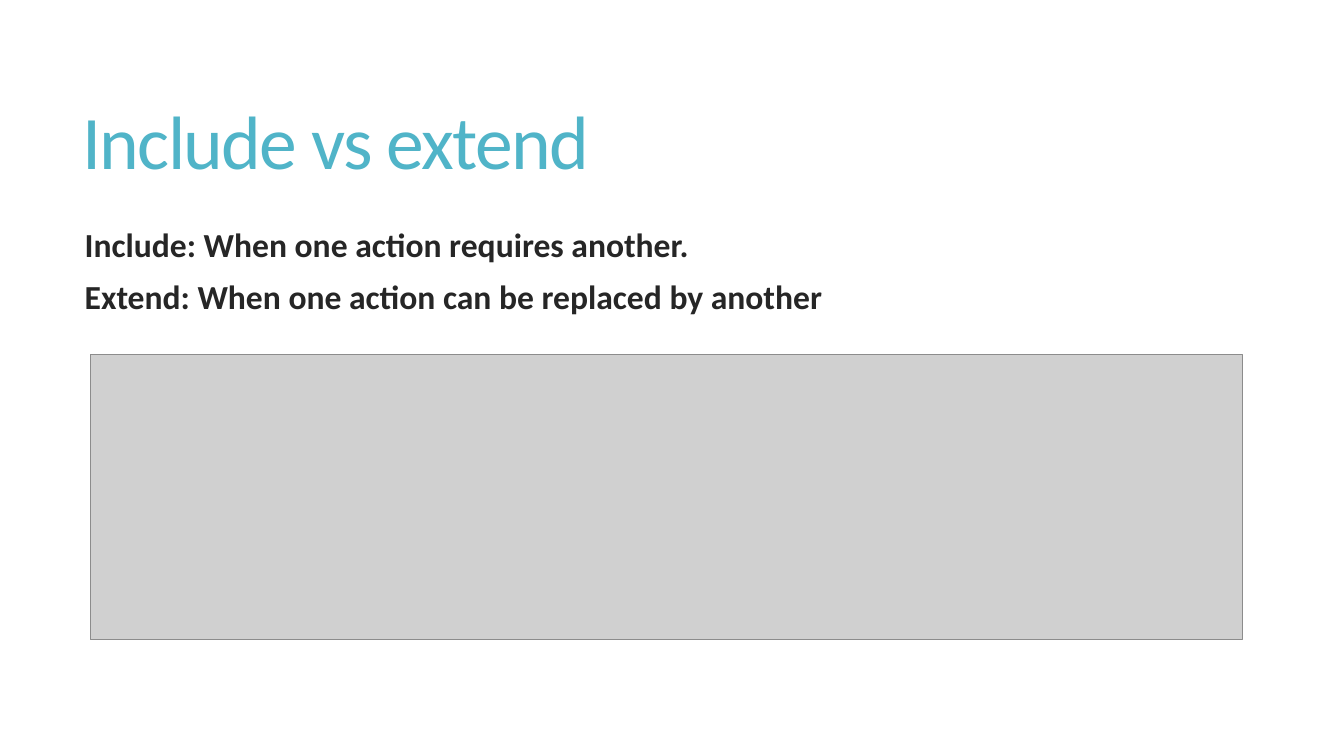
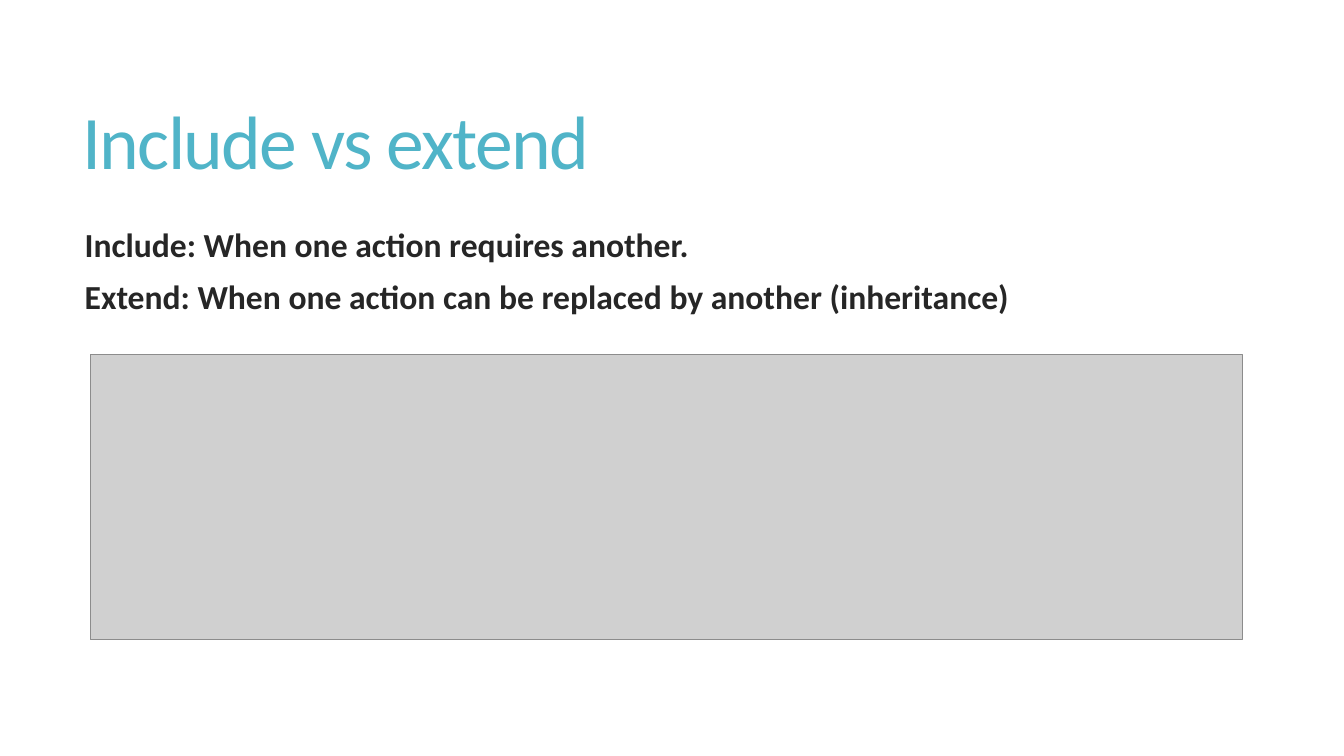
Before and after one commit to shabbir-hussain/ecse321tutorials, a slide deck: slide 3 of 03-UML.pptx. Drawn at 1344x756 pixels with LibreOffice and Linux fonts; fonts in the diff are those of the drawing; grey boxes stand for pictures. Boxes give left, top, right and bottom in pixels: in the first picture for what was removed or moved away, otherwise in the second. Text is boxed around its words. In the diff, an @@ line names an element or a change of style, - is before the commit and + after.

```diff
--- a/03-UML.pptx
+++ b/03-UML.pptx
@@ text at (85,284,1009,315): text changed @@
-Extend: When one action can be replaced by another
+Extend: When one action can be replaced by another (inheritance)
```
Also in this commit, not shown: 1 other slide changed, 3 slides added, 1 other file.
